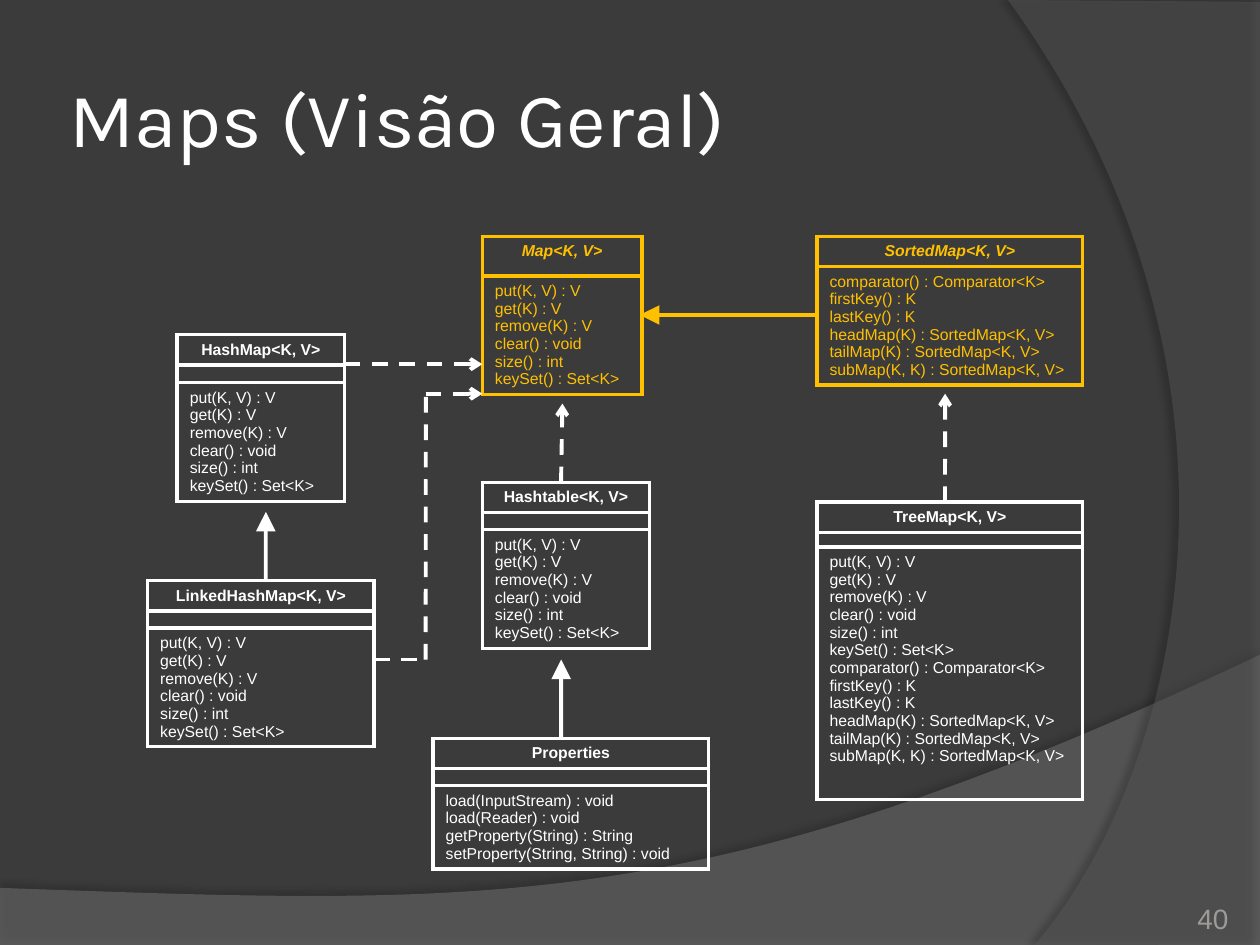
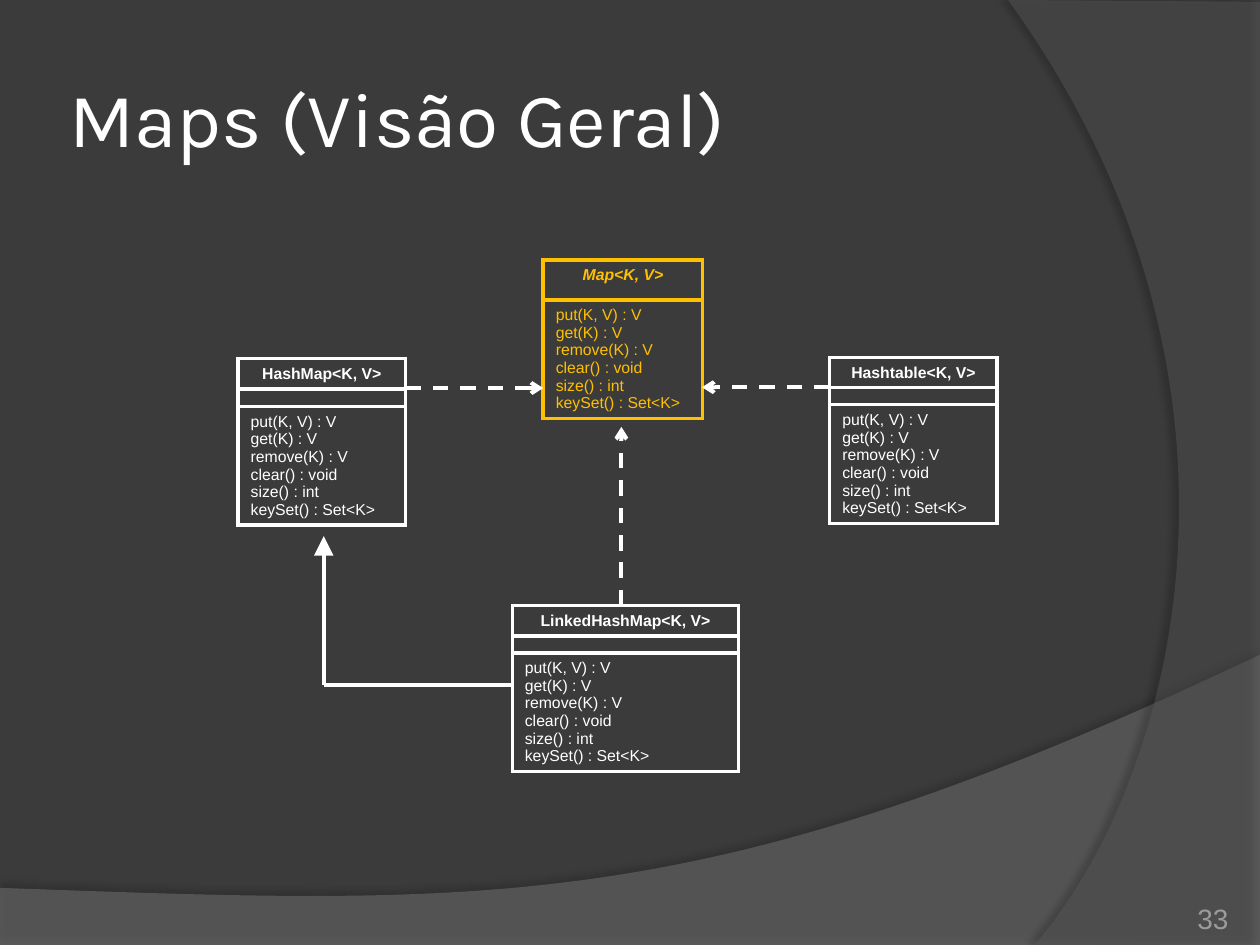
Before and after one commit to duchesqui/slzvieira-training, a slide deck: slide 33 of 2-Java-Programmer-Modulo-II/10.Capitulo04.pptx (slide 40 before the commit). Drawn at 1260x945 pixels with LibreOffice and Linux fonts; fonts in the diff are those of the drawing. Boxes give left, top, right and bottom in pixels: in the first picture for what was removed or moved away, otherwise in the second. Text is boxed around its words. In the diff, an @@ line names an element or a change of style, - is before the commit and + after.

Commit message:
Redução do conteúdo a ser apresentado nos capítulos 3 (equalse hashcode) e 4 (coleções). Foram excluídos os temas de ordenação: Comparable, Comparator, SortedSet e SortedMap.

```diff
--- a/2-Java-Programmer-Modulo-II/10.Capitulo04.pptx
+++ b/2-Java-Programmer-Modulo-II/10.Capitulo04.pptx
@@ table removed at box(816, 236, 1082, 393), 2 rows, 1 columns @@
-SortedMap<K, V>
-comparator() : Comparator<K> / firstKey() : K / lastKey() : K / headMap(K) : SortedMap<K, V> / tailMap(K) : SortedMap<K, V> / subMap(K, K) : SortedMap<K, V>
@@ arrow removed from (816, 315) to (640, 315) @@
@@ table: place and size @@
-table at box(483, 483, 650, 658)
+table at box(830, 358, 998, 533)
@@ 2 tables, 1 arrow: place and size @@
-2 tables, 1 arrow at box(178, 236, 643, 510)
+2 tables, 1 arrow at box(238, 260, 703, 534)
@@ arrow moved from (561, 483) - (562, 403) to (830, 387) - (702, 387) @@
@@ arrow removed from (426, 394) to (483, 394) @@
@@ arrow removed from (945, 501) to (945, 393) @@
@@ line moved from (426, 659) - (426, 394) to (621, 606) - (621, 427) @@
@@ line (621, 606) - (621, 427): line to arrow @@
@@ table removed at box(816, 501, 1082, 801), 3 rows, 1 columns @@
-TreeMap<K, V>
-
-put(K, V) : V / get(K) : V / remove(K) : V / clear() : void / size() : int / keySet() : Set<K> / comparator() : Comparator<K> / firstKey() : K / lastKey() : K / headMap(K) : SortedMap<K, V> / tailMap(K) : SortedMap<K, V> / subMap(K, K) : SortedMap<K, V>
@@ arrow moved from (266, 581) - (266, 512) to (324, 685) - (324, 536) @@
@@ table: place and size @@
-table at box(147, 581, 374, 756)
+table at box(513, 606, 740, 781)
@@ line removed from (374, 659) to (425, 659) @@
@@ arrow removed from (561, 738) to (561, 659) @@
@@ line added from (513, 685) to (324, 685), #FFFFFF 2.25 pt @@
@@ table removed at box(433, 738, 709, 876), 3 rows, 1 columns @@
-Properties
-
-load(InputStream) : void / load(Reader) : void / getProperty(String) : String / setProperty(String, String) : void
@@ page number at box(1197, 910, 1228, 929): text changed @@
-40
+33
```
Also in this commit, not shown: 5 other slides changed, 7 slides removed, 1 other file.
